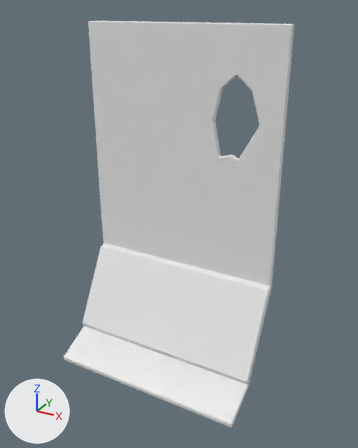
Renders of the FBX model Assets/Models/Wall_broken_3.fbx from each side of a commit.
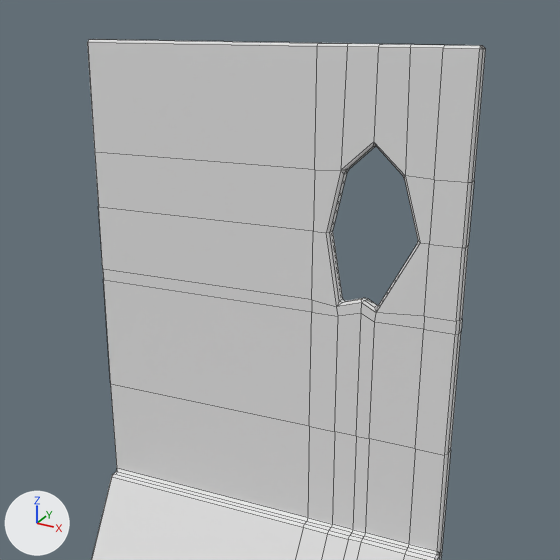
Each version appears first whole from a camera (50 mm lens) standing at (11.29, -11.34, 12.45) and looking at (4.08, 1.78, 5.89), and next in a close-up on the part from 12% to 93% of the width and 0% to 65% of the height. Every picture has the same lights, and +X, +Y and +Z are marked at lower left. The close-ups show mesh edges as thin lines. Where no turn or scale is listed for an object, it has been applied to the vertices. Vertices at the same position are counted once.

The older version as bpy lines, for what is in view:
```python
me_plane_086 = bpy.data.meshes.new('Plane.086')
me_plane_086.from_pydata(...)  # 282 vertices, 297 faces; spans x 0.0..7.0, y -0.01..3.07, z 0.02..12.0
me_plane_086.materials.append(mat_material_001)  # its picture is missing
ob_plane_037 = bpy.data.objects.new('Plane.037', me_plane_086)
ob_plane_037.location = (0.0, 0.0, 0.0)
```
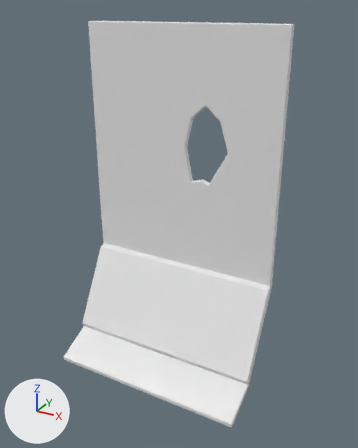
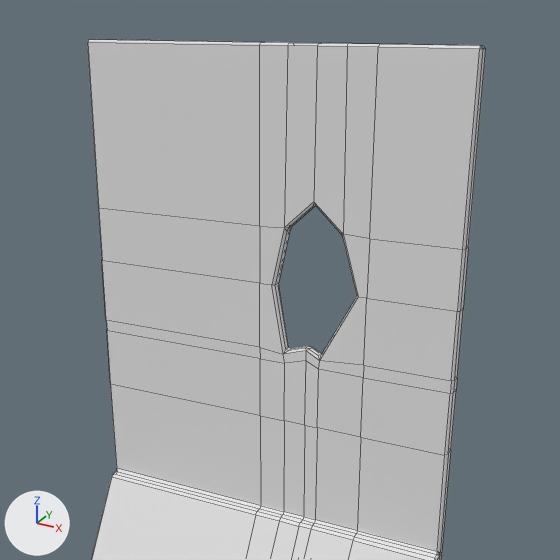
Pixel boxes (x1, y1, x2, y2) of what changed, in the close-ups (560 x 560 px; the box of a moved part takes in the faces that stretch with it):
```json
{"part": 1, "of": "me_plane_086", "change": "moved or reshaped", "before": [309, 142, 434, 449], "after": [260, 202, 370, 437]}
{"part": 2, "of": "me_plane_086", "change": "moved or reshaped", "before": [92, 384, 445, 560], "after": [92, 384, 445, 560]}
{"part": 3, "of": "me_plane_086", "change": "moved or reshaped", "before": [88, 39, 480, 179], "after": [88, 39, 480, 239]}
{"part": 4, "of": "me_plane_086", "change": "moved or reshaped", "before": [87, 42, 317, 426], "after": [87, 42, 260, 416]}
{"part": 5, "of": "me_plane_086", "change": "moved or reshaped", "before": [415, 48, 485, 455], "after": [361, 47, 485, 455]}
```

Scene script edits in JSON lines:
```json
{"block": "me_plane_086", "where": "me_plane_086.from_pydata(...)  # 282 vertices, 297 faces; spans x 0.0..7.0, y -0.01..3.07, z 0.02..12.0"}
{"block": "me_plane_086", "where": "# used by ob_plane_037; location = (0.0, 0.0, 0.0)"}
{"block": "me_plane_086", "change": "me_plane_086 part 1: all 68 vertices in x 4.43..6.43, y 2.86..3.07, z 7.77..10.62 are moved by (-1.0, 0.0, -1.0)"}
{"block": "me_plane_086", "change": "me_plane_086 part 2: all 90 vertices in x 4.43..6.43, y -0.01..3.07, z 0.02..5.71 are moved by (-1.0, 0.0, 0.0)"}
{"block": "me_plane_086", "change": "me_plane_086 part 3: all 20 vertices in x 4.43..6.43, y 2.86..3.07, z 11.96..12.0 are moved by (-1.0, 0.0, 0.0)"}
{"block": "me_plane_086", "change": "me_plane_086 part 4: all 16 vertices in x 0.0..0.04, y 2.86..3.07, z 7.77..10.13 are moved by (0.0, 0.0, -1.0)"}
{"block": "me_plane_086", "change": "me_plane_086 part 5: all 16 vertices in x 6.96..7.0, y 2.86..3.07, z 7.77..10.13 are moved by (0.0, 0.0, -1.0)"}
```
